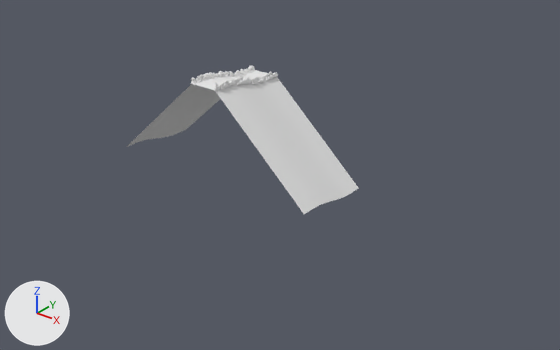
One commit to the OBJ model VektoriaApp/models/RoadTiles/RoadTiles_Basic_UpDown/RoadTile_Basic_Down/RoadTile_Basic_Down2.obj: the scene before it, then after it.
Before and after are seen from a 50 mm lens placed at (1624.0, -1797.0, 810.0), pointed at (163.0, 30.0, -323.0). Lighting does not change. The marker at lower left points along +X, +Y and +Z. Where no turn or scale is listed for an object, it has been applied to the vertices. Vertices at the same position are counted once.

Names of what the first picture shows: 'Ground.003_Plane.008'.
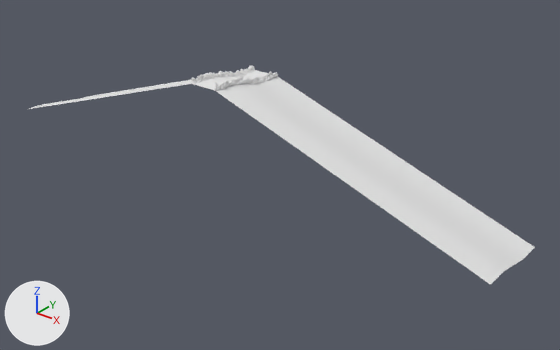
Boxes (x1, y1, x2, y2) around the edits, measured in the pictures (560 x 350 px; the box of a moved part takes in the faces that stretch with it):
'Ground.003_Plane.008', reshaped (119% wider, 47% taller): before (127, 65, 358, 214); after (29, 65, 535, 285)
part 1 of me_ground_003_plane_008, moved or reshaped: before (127, 84, 221, 147); after (29, 73, 235, 109)
part 2 of me_ground_003_plane_008, moved or reshaped: before (216, 77, 358, 214); after (216, 76, 535, 285)

The change, as a list of edits to the scene's bpy script:
```text
Change me_ground_003_plane_008:
    where me_ground_003_plane_008.from_pydata(...)  # 5669 vertices, 10921 faces; spans x -400.0..400.0, y -154.0..151.0, z -345.0..20.0
    used by ob_ground_003_plane_008; location = (0.0, 0.0, 0.0)
    me_ground_003_plane_008 part 1: all 12 vertices in x -400.0, y -150.0..150.0, z -345.0..-315.0 are moved by (-600.0, 0.0, 0.0)
    me_ground_003_plane_008 part 2: all 12 vertices in x 400.0, y -150.0..150.0, z -345.0..-315.0 are moved by (600.0, 0.0, 0.0)
```
